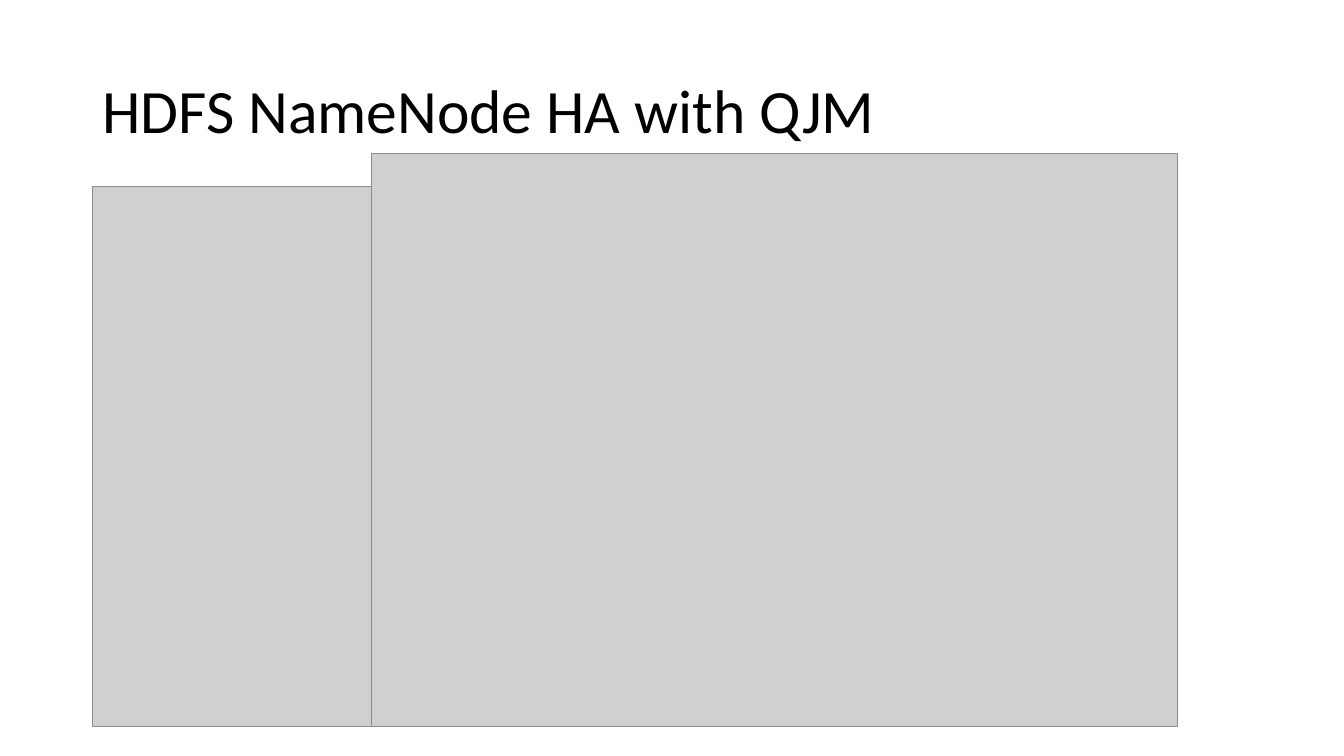
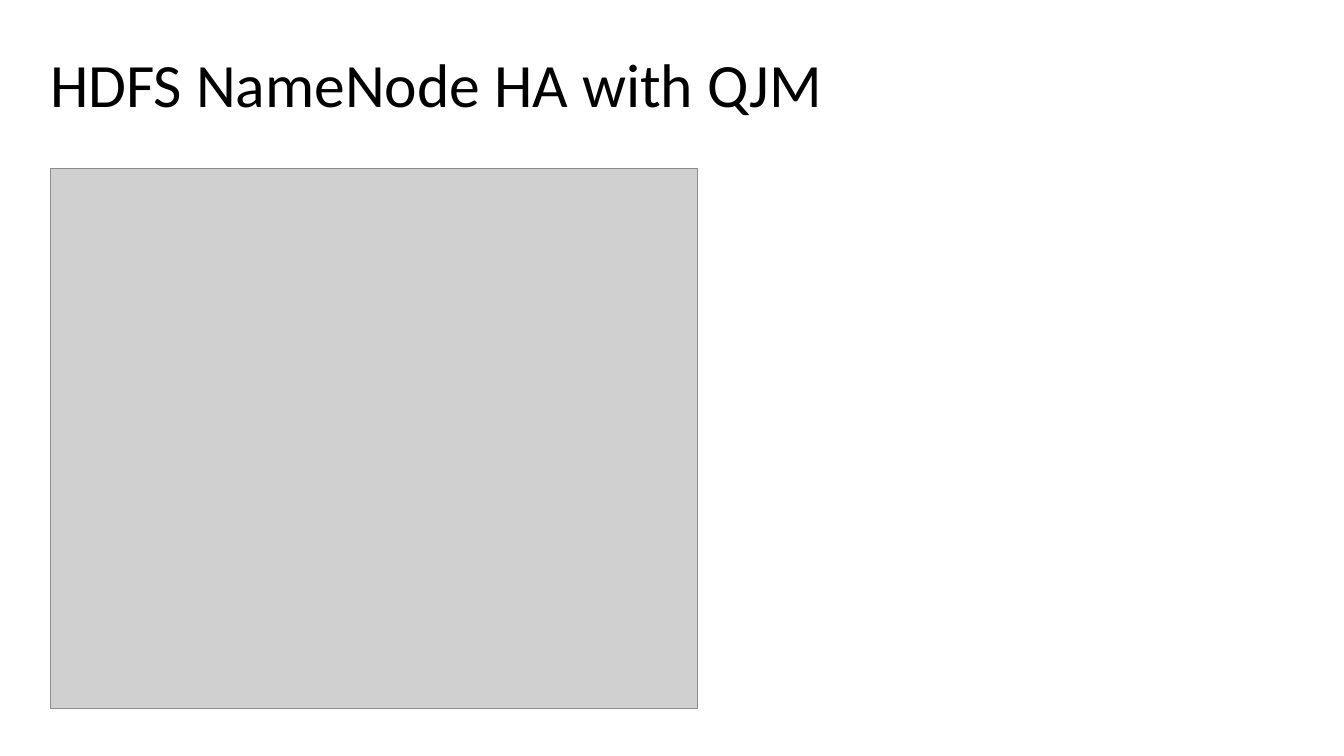
Before and after one commit to hongzhenglin/hadoop, a slide deck: slide 17 of Hadoop/Hadoop学习笔记.pptx (slide 5 before the commit). Drawn at 1344x756 pixels with LibreOffice and Linux fonts; fonts in the diff are those of the drawing; grey boxes stand for pictures. Boxes give left, top, right and bottom in pixels: in the first picture for what was removed or moved away, otherwise in the second. Text is boxed around its words. In the diff, an @@ line names an element or a change of style, - is before the commit and + after.

```diff
--- a/Hadoop/Hadoop学习笔记.pptx
+++ b/Hadoop/Hadoop学习笔记.pptx
@@ title "HDFS NameNode HA with QJM": place and size @@
-title "HDFS NameNode HA with QJM" at (102, 90, 874, 141)
+title "HDFS NameNode HA with QJM" at (50, 64, 822, 115)
@@ picture: place and size @@
-picture at (93, 187, 698, 727)
+picture at (50, 168, 697, 709)
@@ picture removed at (371, 153, 1178, 727) @@
```
Also in this commit, not shown: 2 other slides changed, 13 slides added, 2 other files.
